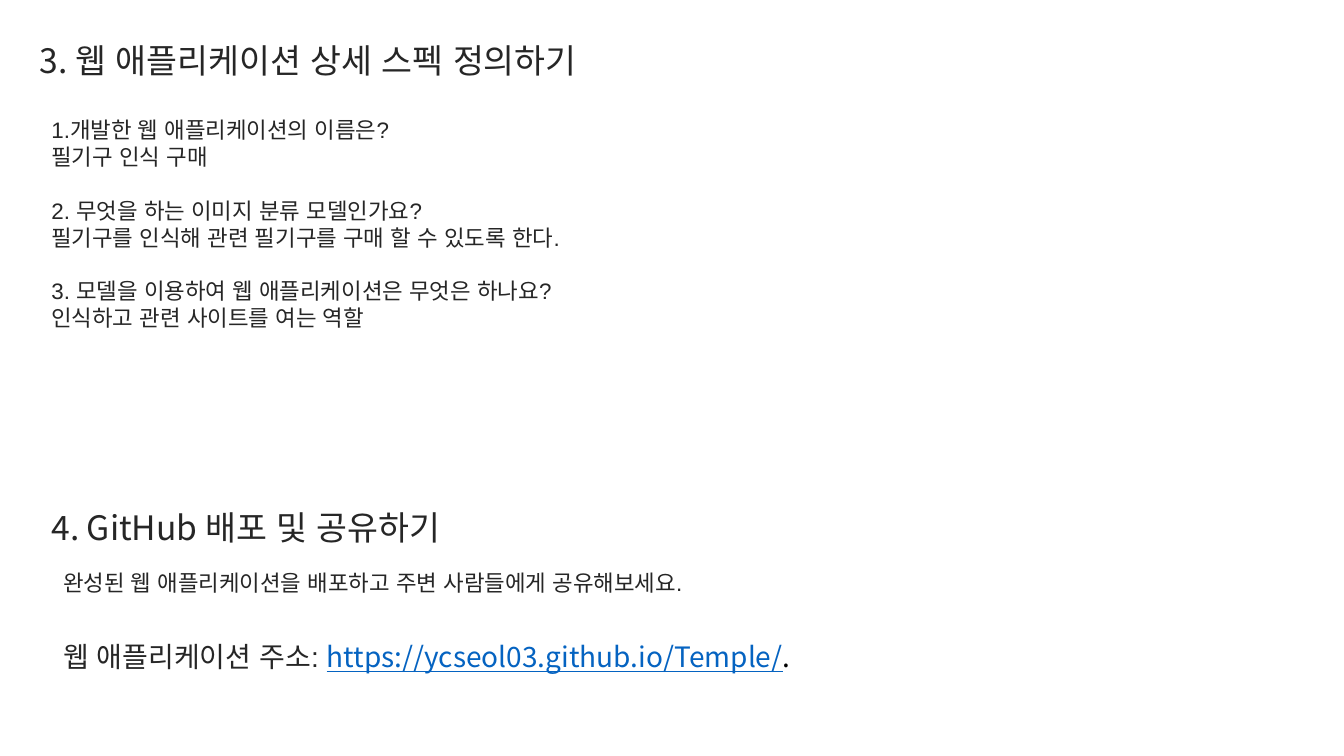
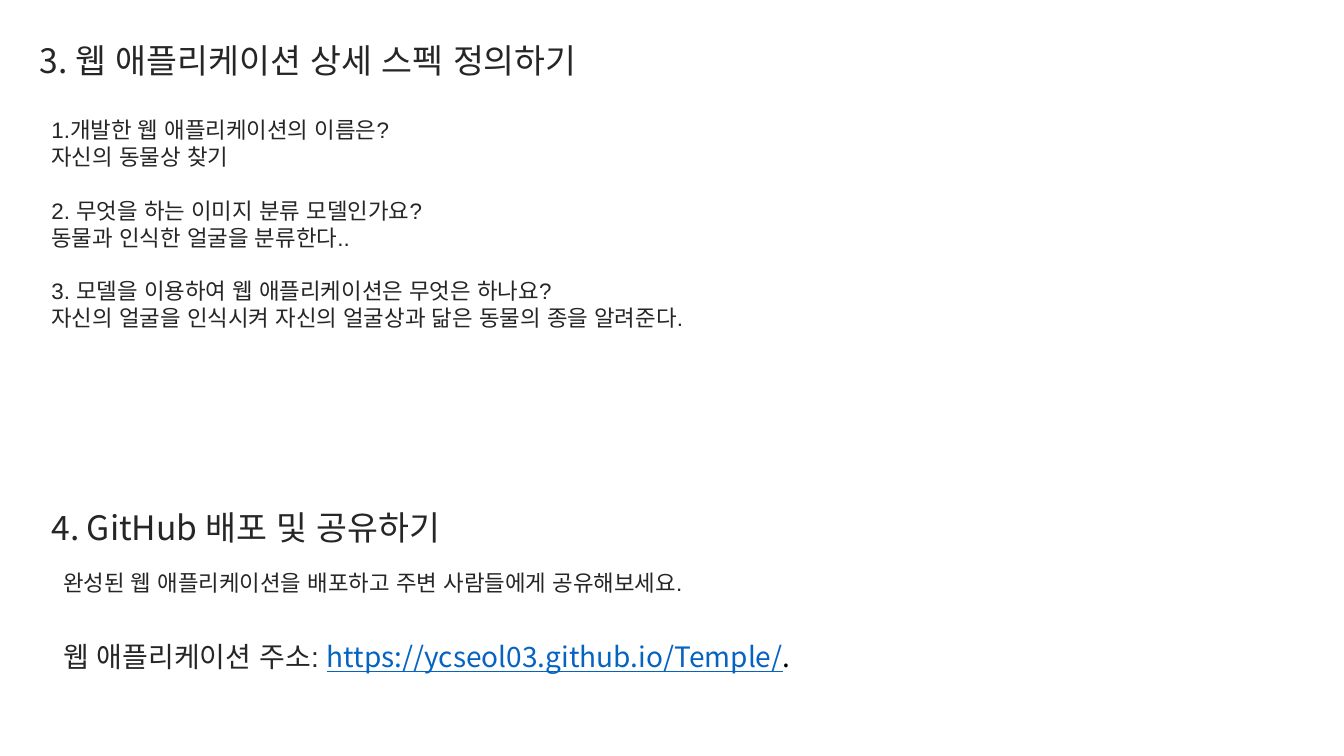
Before and after one commit to ycseol03/Temple, a slide deck: slide 4 of Report.pptx. Drawn at 1344x756 pixels with LibreOffice and Linux fonts; fonts in the diff are those of the drawing. Boxes give left, top, right and bottom in pixels: in the first picture for what was removed or moved away, otherwise in the second. Text is boxed around its words. In the diff, an @@ line names an element or a change of style, - is before the commit and + after.

```diff
--- a/Report.pptx
+++ b/Report.pptx
@@ text at bbox=[51, 119, 683, 328]: text changed @@
-1.개발한 웹 애플리케이션의 이름은?
-필기구 인식 구매
-2. 무엇을 하는 이미지 분류 모델인가요?
-필기구를 인식해 관련 필기구를 구매 할 수 있도록 한다.
-3. 모델을 이용하여 웹 애플리케이션은 무엇은 하나요?
-인식하고 관련 사이트를 여는 역할
+1.개발한 웹 애플리케이션의 이름은?
+자신의 동물상 찾기
+2. 무엇을 하는 이미지 분류 모델인가요?
+동물과 인식한 얼굴을 분류한다..
+3. 모델을 이용하여 웹 애플리케이션은 무엇은 하나요?
+자신의 얼굴을 인식시켜 자신의 얼굴상과 닮은 동물의 종을 알려준다.
```
Also in this commit, not shown: 1 other slide changed, 1 other file.
